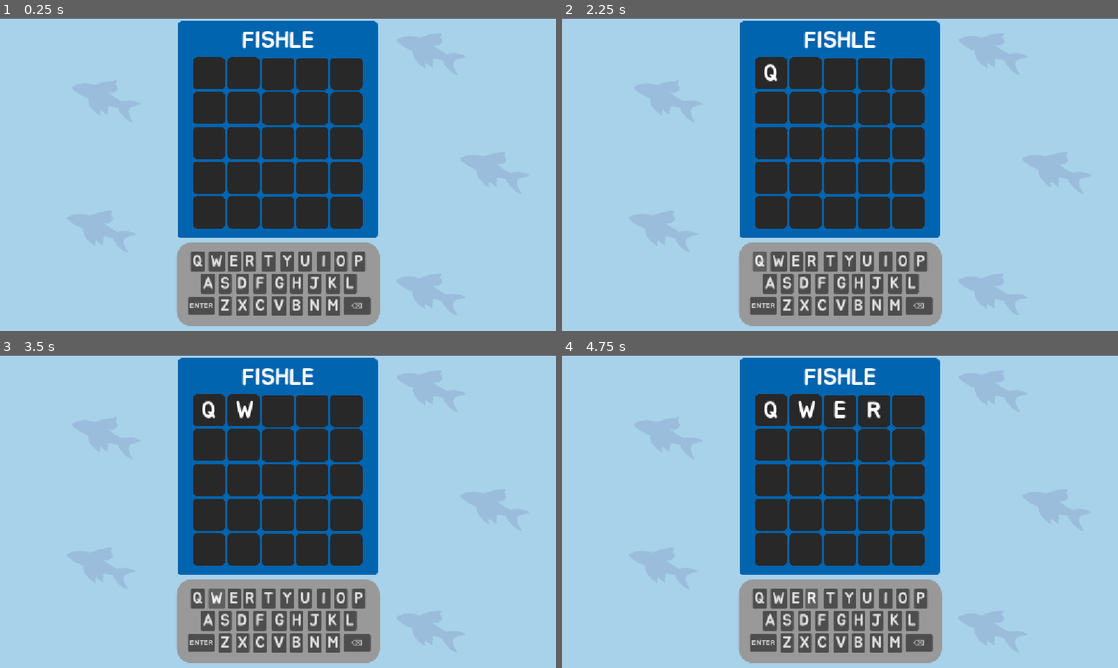
Above: before the commit, frames 1-4 (two rows, left to right).
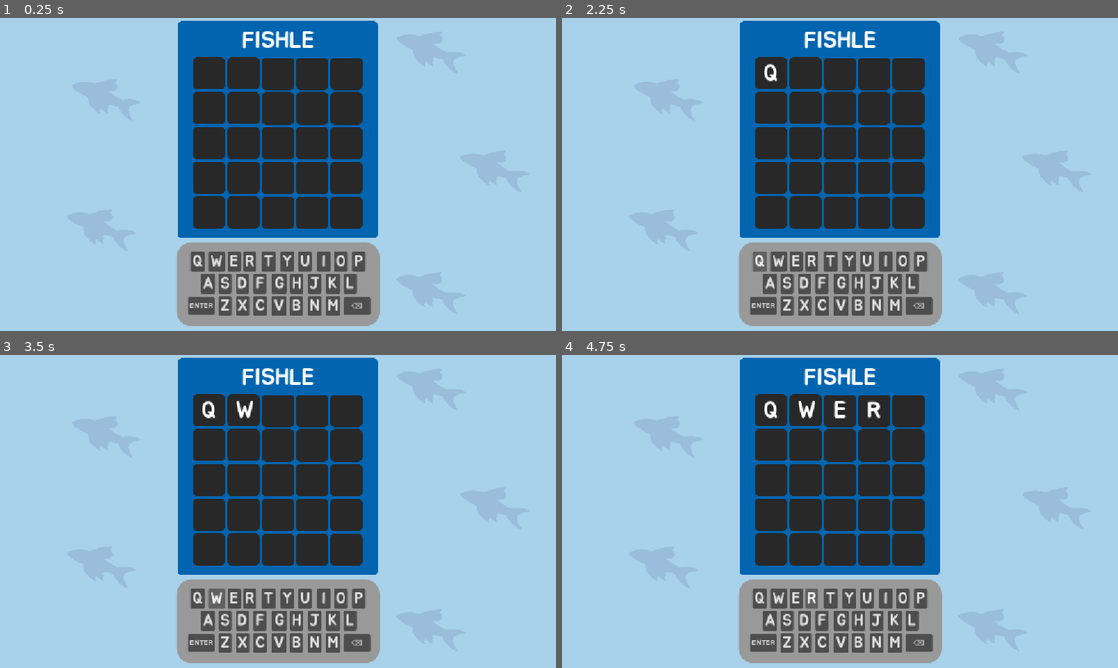
Above: after the commit, the same moments.

Repository: justvishy12/Fishy-Times
Game: Godot game, scene res://scenes/oceanwordsplay.tscn
The game is run twice, just before and just after one commit, with the same random seed, the same clock (stepped at 60 frames per second) and the same inputs.
Inputs:
- Up to frame 1 (0.25 s): no input
- Up to frame 2 (2.25 s): click "ENTER" at 0.5 s; click "ENTER" at 1.25 s; click "Q" at 2 s
- Up to frame 3 (3.5 s): click "W" at 2.75 s
- Up to frame 4 (4.75 s): click "E" at 3.5 s; click "R" at 4.25 s

The runs differ from the first frame. In frame 1, 0.2% of the frame differs, in the area x 0-100%, y 0-1%; in frame 2, 0.2%; in frame 3, 0.2%; in frame 4, 0.2%.

Commit message:
Fix Sizing
I fixed the sizing of some assets.

Diff:
--- a/ocean-words/scenes/oceanwordsplay.tscn
+++ b/ocean-words/scenes/oceanwordsplay.tscn
@@ -37,11 +37,27 @@
 script = ExtResource("1_au5wn")
 
 [node name="GameBg" type="Sprite2D" parent="." unique_id=385400487]
-position = Vector2(210, 327)
+position = Vector2(210, 324)
 texture = ExtResource("2_y68d8")
 
+[node name="GameBg" type="Sprite2D" parent="GameBg" unique_id=2100416686]
+position = Vector2(270, -648)
+texture = ExtResource("2_y68d8")
+
+[node name="GameBg2" type="Sprite2D" parent="GameBg" unique_id=1961514106]
+position = Vector2(1122, -644)
+texture = ExtResource("2_y68d8")
+
+[node name="GameBg3" type="Sprite2D" parent="GameBg" unique_id=533693690]
+position = Vector2(-34, 642)
+texture = ExtResource("2_y68d8")
+
+[node name="GameBg4" type="Sprite2D" parent="GameBg" unique_id=1625404545]
+position = Vector2(818, 646)
+texture = ExtResource("2_y68d8")
+
 [node name="GameBg2" type="Sprite2D" parent="." unique_id=1628944647]
-position = Vector2(1362, 327)
+position = Vector2(1362, 324)
 texture = ExtResource("2_y68d8")
 
 [node name="Rectangle1" type="Sprite2D" parent="." unique_id=2069070029]
@@ -738,18 +754,18 @@
 
 [node name="BgBlur" type="Panel" parent="." unique_id=1315864370]
 visible = false
-offset_left = -101.0
-offset_top = -58.0
-offset_right = 1201.0
-offset_bottom = 732.0
+offset_left = -184.0
+offset_top = -179.0
+offset_right = 1359.0
+offset_bottom = 783.0
 theme_override_styles/panel = SubResource("StyleBoxFlat_ldxs4")
 
 [node name="WordShow" type="Panel" parent="BgBlur" unique_id=2048314744]
 layout_mode = 0
-offset_left = 449.0
-offset_top = 186.0
-offset_right = 906.0
-offset_bottom = 458.0
+offset_left = 532.0
+offset_top = 307.0
+offset_right = 989.0
+offset_bottom = 579.0
 theme_override_styles/panel = SubResource("StyleBoxFlat_upy4a")
 
 [node name="WordShow" type="Label" parent="BgBlur/WordShow" unique_id=589195381]
@@ -775,10 +791,10 @@
 
 [node name="restart" type="Button" parent="BgBlur" unique_id=156525617]
 layout_mode = 0
-offset_left = 608.0
-offset_top = 352.0
-offset_right = 747.0
-offset_bottom = 393.0
+offset_left = 691.0
+offset_top = 473.0
+offset_right = 830.0
+offset_bottom = 514.0
 theme_override_fonts/font = ExtResource("4_upy4a")
 theme_override_font_sizes/font_size = 32
 theme_override_styles/normal = SubResource("StyleBoxFlat_w173s")
Binary file changed: ocean-words/assets/Icon.png
Not shown, changed: ocean-words/export_presets.cfg
Not shown, changed: index.apple-touch-icon.png
Not shown, changed: index.html
Not shown, changed: index.icon.png
Not shown, changed: index.pck
